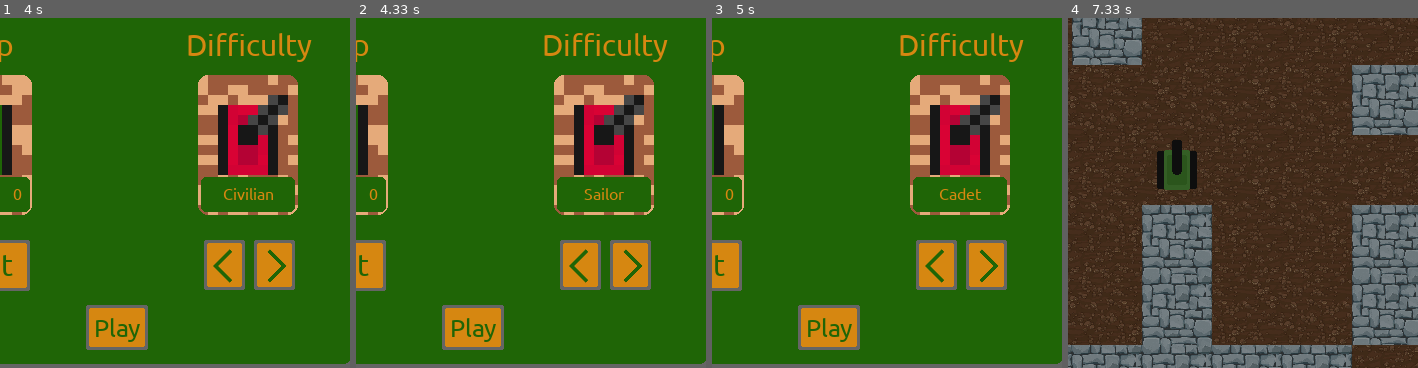
Above: before the commit, frames 1-4 (left to right).
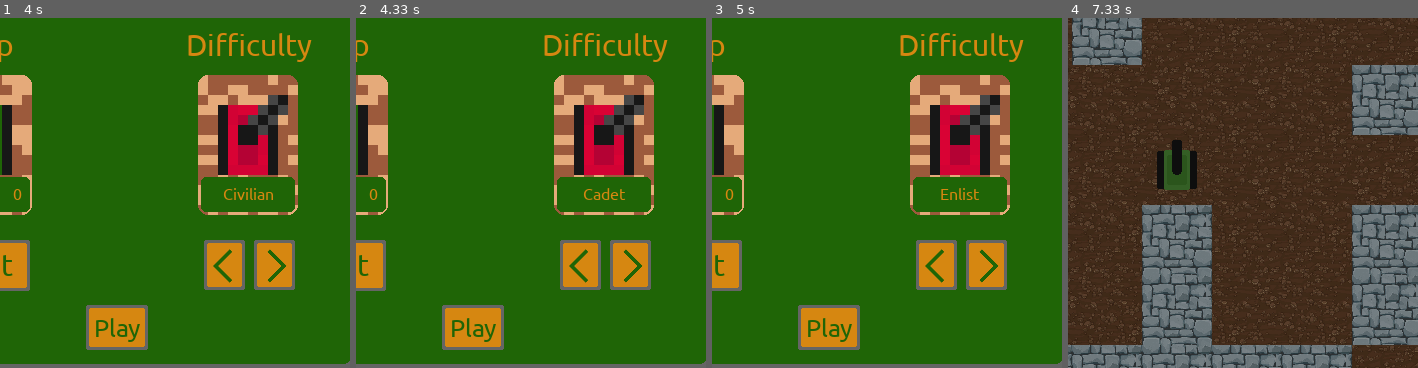
Above: after the commit, the same moments.

Repository: Camleaf/ICS3U
Game: pygame game, started from U3/main.py
The game is run twice, just before and just after one commit, with the same random seed, the same clock (stepped at 60 frames per second) and the same inputs.
Inputs (mouse positions are % of the whole screen's width and height, from its top left):
- Up to frame 1 (4 s): click (50, 71) at 0.38 s; click (51, 72) at 0.72 s; hold D 1-1.47 s; move the mouse to (82, 47) at 1.03 s; hold W 1.5-1.8 s; move the mouse to (26, 51) at 1.53 s; tap Space at 1.57, 1.9, 2.2, 2.4, 2.7, 2.97, 3.3, 3.6 s; hold D 1.83-2.3 s; move the mouse to (60, 72) at 1.87 s; hold A 2.33-2.87 s; move the mouse to (19, 73) at 2.37 s; hold S 2.9-3.2 s; move the mouse to (65, 15) at 2.93 s; hold A 3.23-3.63 s; move the mouse to (87, 85) at 3.27 s; click (51, 67) at 3.72 s
- Up to frame 2 (4.33 s): click (74, 64) at 4.05 s
- Up to frame 3 (5 s): click (76, 66) at 4.78 s
- Up to frame 4 (7.33 s): click (66, 64) at 5.78 s; click (32, 64) at 7.02 s
The pictures show only the part of the screen within x 34-84%, y 28-78%; the shares and areas given below are measured in that part.

Frame 1 is identical in both runs. In frame 2, 0.2% of the frame differs, in the area x 65-77%, y 48-52%; in frame 3, 0.2%; in frame 4, nothing differs.

Commit message:
Minor performance improvement in updating gold count

Diff:
--- a/U3/main.py
+++ b/U3/main.py
@@ -32,12 +32,12 @@
     """Acts as a container which keep state between game objects when they are passed between files"""
     diff_word = {
             1:"civilian",
-            2:"sailor",
-            3:"cadet",
-            4:"ensign",
-            5:"officer",
-            6:"captain",
-            7:"admiral",
+            2:"cadet",
+            3:"enlist",
+            4:"corporal",
+            5:"sergeant",
+            6:"officer",
+            7:"general",
         }
     def __init__(self):
         self.max_difficulty = 7
@@ -102,7 +102,7 @@
         if event.type == pg.MOUSEBUTTONDOWN:
             if c.interrupt_menu_active:
                 menu.window.mouseInteraction(pg.mouse.get_pos())
-                menu.update_gold_count(c.gold)
+
         # If i end up needing text I'll add it then
         if event.type == pg.KEYDOWN:
 
--- a/U3/utils/menu/main.py
+++ b/U3/utils/menu/main.py
@@ -26,6 +26,7 @@
         """Calls pymenu.window function load_frame, and sets current frame to the target frame"""
         self.window.load_frame(target_frame)
         self.current_frame = target_frame
+        self.update_gold_count(self.c.gold)
         return False
 
     def restart_game(self):
